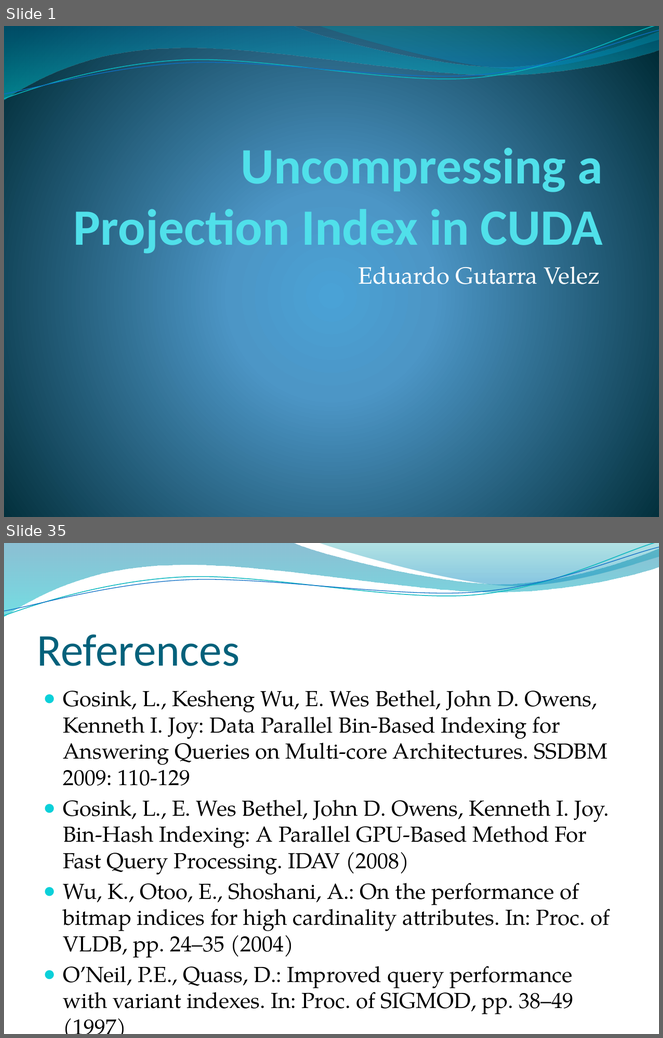
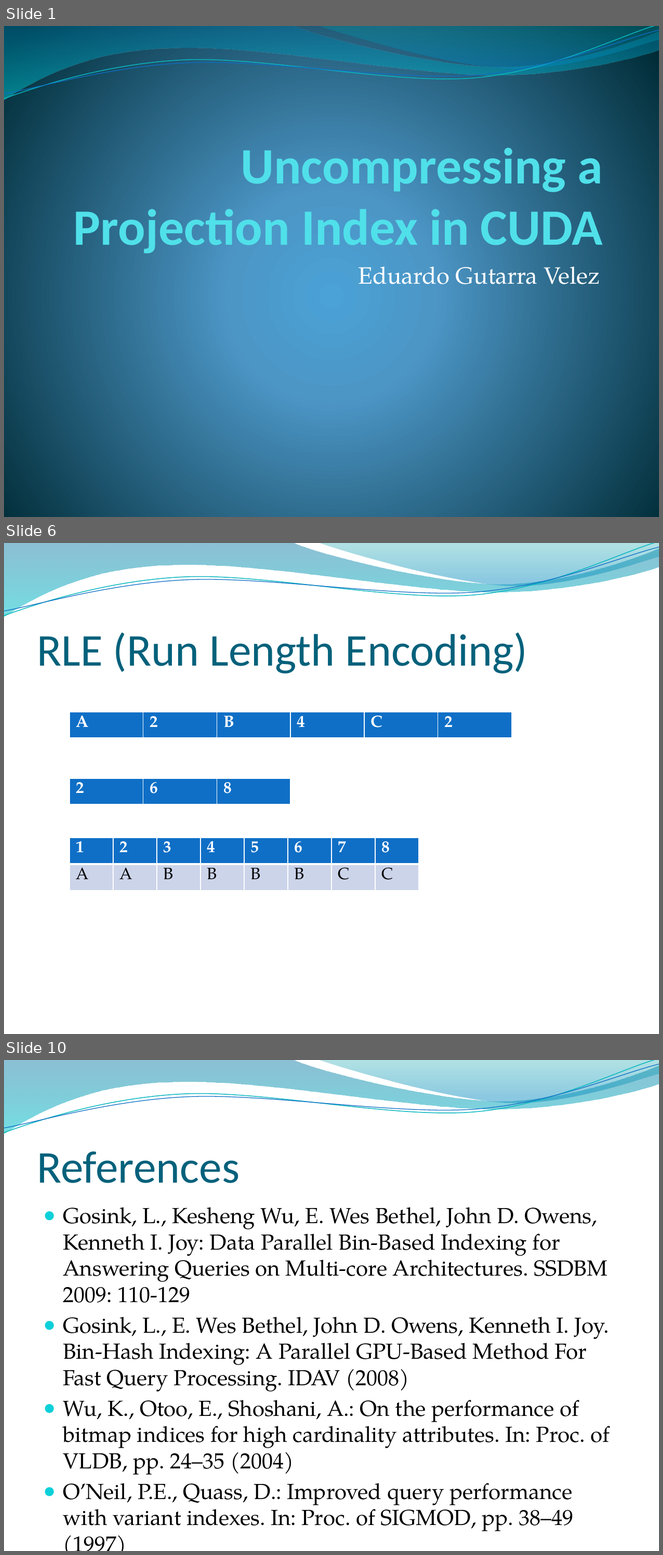
Before and after one commit to edvelezg/unb-pdp2, a slide deck: Project/InterimPresentation.pptx. Shown one above the other, each under a label of ours: slides 1 and 35 before the commit, slides 1, 6 and 10 after it; the slides between them are not shown. The pictures are 663x1038 and 663x1555 pixels, drawn with LibreOffice and Linux fonts; fonts in the diff are those of the drawing; background and template pictures are left out. Boxes give left, top, right and bottom in pixels: in the first picture for what was removed or moved away, otherwise in the second. Text is boxed around its words. In the diff, an @@ line names an element or a change of style, - is before the commit and + after.

```diff
--- a/Project/InterimPresentation.pptx
+++ b/Project/InterimPresentation.pptx
@@ slide 6 added at (4,543,659,1034), background picture (left out); not listed: 4 template elements that a slide beside it also shows @@
@@ title added at (37,632,528,674), 50 pt, text #04617B @@
+RLE (Run Length Encoding)
@@ table added at (70,712,510,854), 1 rows, 6 columns @@
+A | 2 | B | 4 | C | 2
@@ table added at (70,778,289,805), 1 rows, 3 columns @@
+2 | 6 | 8
@@ table added at (70,838,421,891), 2 rows, 8 columns @@
+1 | 2 | 3 | 4 | 5 | 6 | 7 | 8
+A | A | B | B | B | B | C | C
@@ what was slide 35 is now slide 10 @@
```
Also in this commit, not shown: 4 slides changed, 3 other slides added, 29 slides removed, 2 other files.
